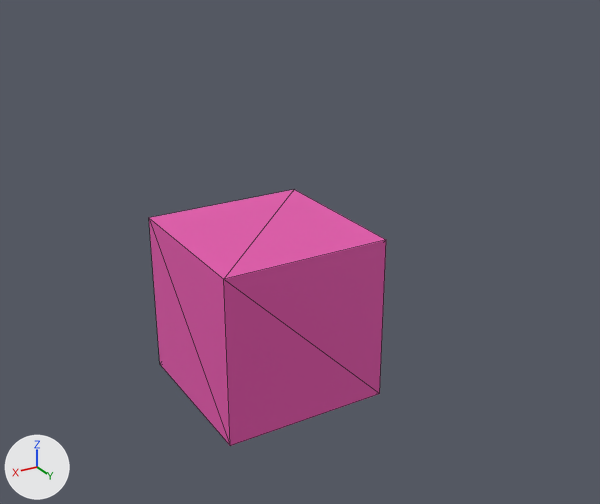
The glTF model assets/asset.gltf, before and after one commit.
Both versions are drawn from a 50 mm camera at (1.61, 3.76, 1.72) aimed at (-0.43, 0.37, 0.02). The lights are fixed; the arrows at lower left show +X, +Y and +Z. Mesh edges are drawn as thin lines.
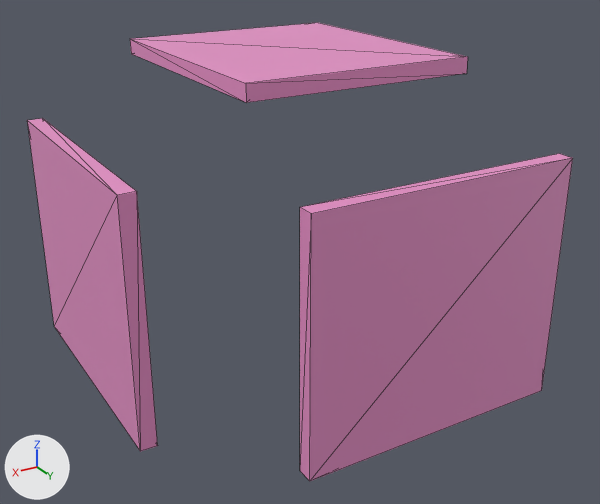
Commit message: new cubes

Changed parts and their boxes [x1, y1, x2, y2] in the pictures (600 x 504 px):
'Cube', recoloured, moved, rescaled (15% wider, 27% taller)
    before: [149, 189, 386, 446]
    after: [300, 154, 573, 481]
'Cube.001', added (pink)
    after: [27, 118, 158, 452]
'Cube.002', added (pink)
    after: [130, 23, 468, 103]

What changed in the scene script:
```text
Change mat_material_001:
    mat_material_001.base_color: (0.8, 0.0923, 0.423) -> (0.8, 0.285, 0.573)  # pink #e756ae -> pink #e791c7
Change ob_cube:
    ob_cube.location: (0.0, 0.767, -0.01) -> (-0.628, 1.232, 0.0)
    ob_cube.scale: (0.383, 0.383, 0.383) -> (0.697, -0.0417, 0.619)
Add ob_cube_002:
    ob_cube_002 = bpy.data.objects.new('Cube.002', me_cube.copy())  # the mesh of ob_cube
    ob_cube_002.location = (-0.632, -0.089, 0.938)
    ob_cube_002.rotation_euler = (1.571, 0.0, 1.571)  # degrees (90, 0, 90)
    ob_cube_002.scale = (0.697, -0.0417, 0.619)
Add ob_cube_001:
    ob_cube_001 = bpy.data.objects.new('Cube.001', me_cube.copy())  # the mesh of ob_cube
    ob_cube_001.location = (0.579, 0.0, 0.0)
    ob_cube_001.rotation_euler = (0.0, 0.0, 1.571)  # degrees (0, 0, 90)
    ob_cube_001.scale = (0.697, -0.0417, 0.619)
```
